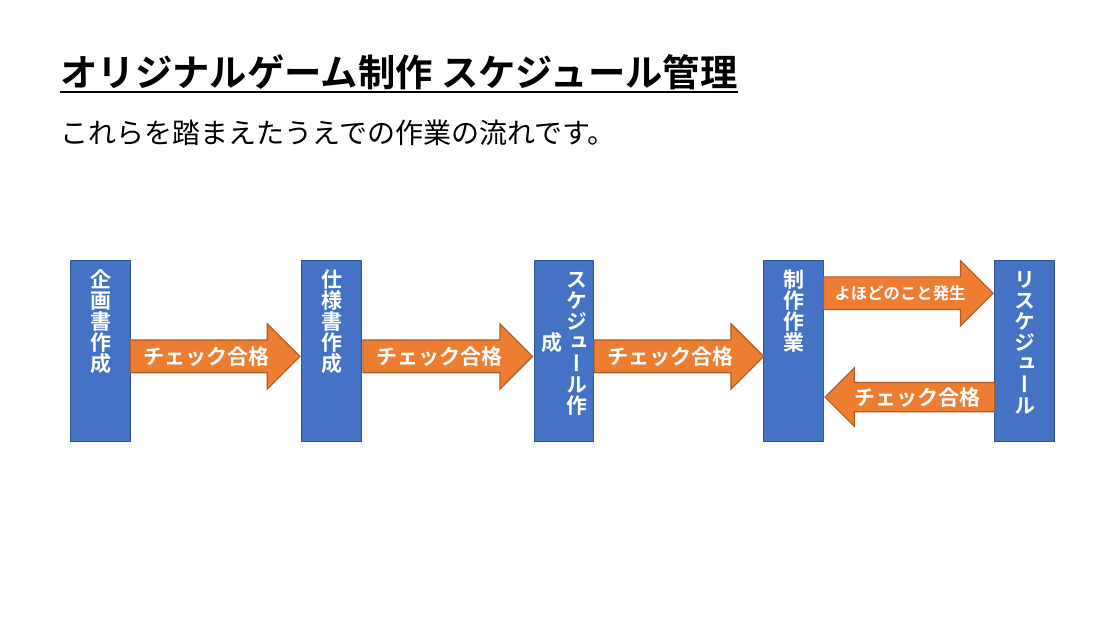
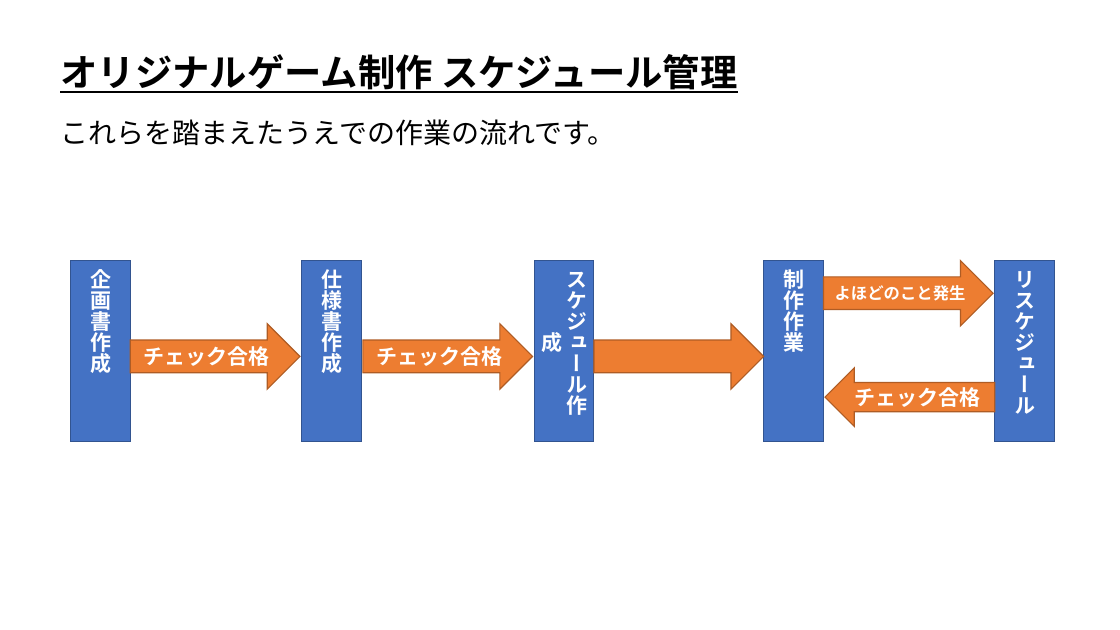
Before and after one commit to ArakiYusuke-Ohara/Textbook, a slide deck: slide 5 of ゲーム科1年/01_後期/ゲームプログラミングⅢ/05_オリジナルゲーム制作.pptx. Drawn at 1120x630 pixels with LibreOffice and Linux fonts; fonts in the diff are those of the drawing. Boxes give left, top, right and bottom in pixels: in the first picture for what was removed or moved away, otherwise in the second. Text is boxed around its words. In the diff, an @@ line names an element or a change of style, - is before the commit and + after.

```diff
--- a/ゲーム科1年/01_後期/ゲームプログラミングⅢ/05_オリジナルゲーム制作.pptx
+++ b/ゲーム科1年/01_後期/ゲームプログラミングⅢ/05_オリジナルゲーム制作.pptx
@@ text in right arrow at [608,346,734,366]: text removed @@
-チェック合格
```
Also in this commit, not shown: 1 other slide changed.
